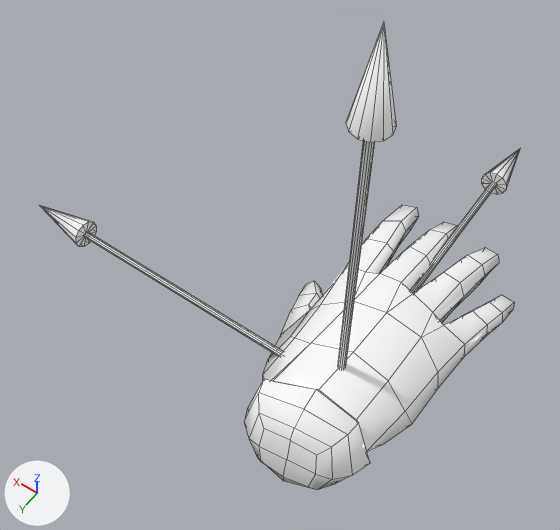
Two versions of the FBX model Assets/Meshes/hand.fbx, one commit apart.
Before and after are seen from a 50 mm lens placed at (-0.116, 0.23, 0.46), pointed at (0.075, -0.037, 0.041). Every picture has the same lights, and +X, +Y and +Z are marked at lower left. Mesh edges are drawn as thin lines. Where no turn or scale is listed for an object, it has been applied to the vertices.

In view in the first picture: 'hand'.
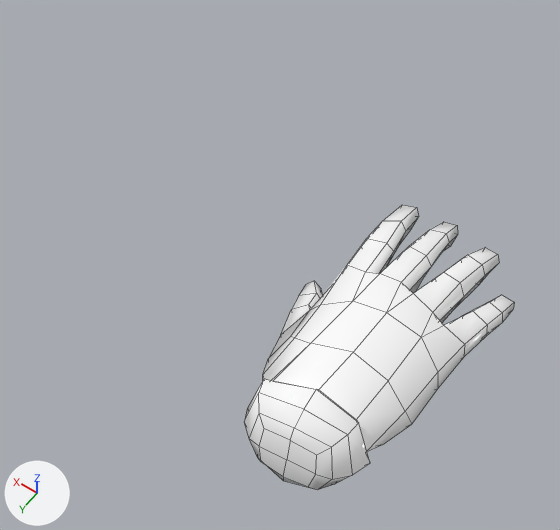
Commit message: hand asset fix

Pixel boxes [x1, y1, x2, y2] of what changed, in the pictures (560 x 530 px):
```json
{"object": "hand", "change": "reshaped", "before": [40, 22, 521, 490], "after": [244, 205, 514, 490], "on screen": "44% narrower, 39% shorter"}
{"part": 1, "of": "me_mesh", "change": "deleted", "before": [338, 22, 397, 369]}
{"part": 2, "of": "me_mesh", "change": "deleted", "before": [40, 206, 283, 356]}
{"part": 3, "of": "me_mesh", "change": "deleted", "before": [411, 148, 521, 293]}
```

The change, as JSON lines over the scene's bpy script:
```json
{"block": "me_mesh", "where": "me_mesh.from_pydata(...)  # 306 vertices, 304 faces; spans x -0.064..0.285, y -0.285..0.067, z -0.078..0.285"}
{"block": "me_mesh", "where": "# used by ob_hand; location = (0.0, 0.0, 0.0)"}
{"block": "me_mesh", "change": "me_mesh part 1: the loose piece of 37 vertices spanning x -0.011..0.011, y -0.011..0.011, z 0.005..0.285 is deleted"}
{"block": "me_mesh", "change": "me_mesh part 2: the loose piece of 37 vertices spanning x 0.005..0.285, y -0.011..0.011, z -0.011..0.011 is deleted"}
{"block": "me_mesh", "change": "me_mesh part 3: the loose piece of 37 vertices spanning x -0.011..0.011, y -0.285..-0.005, z -0.011..0.011 is deleted"}
```
